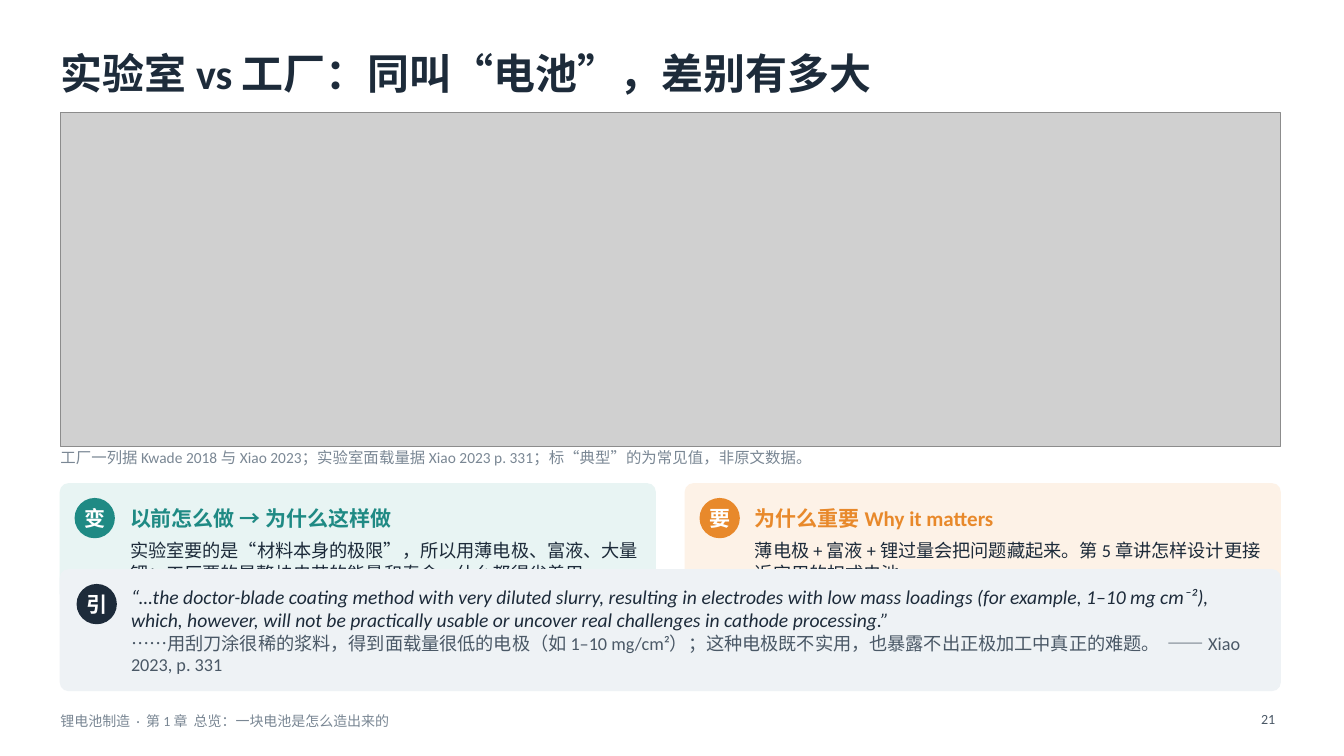
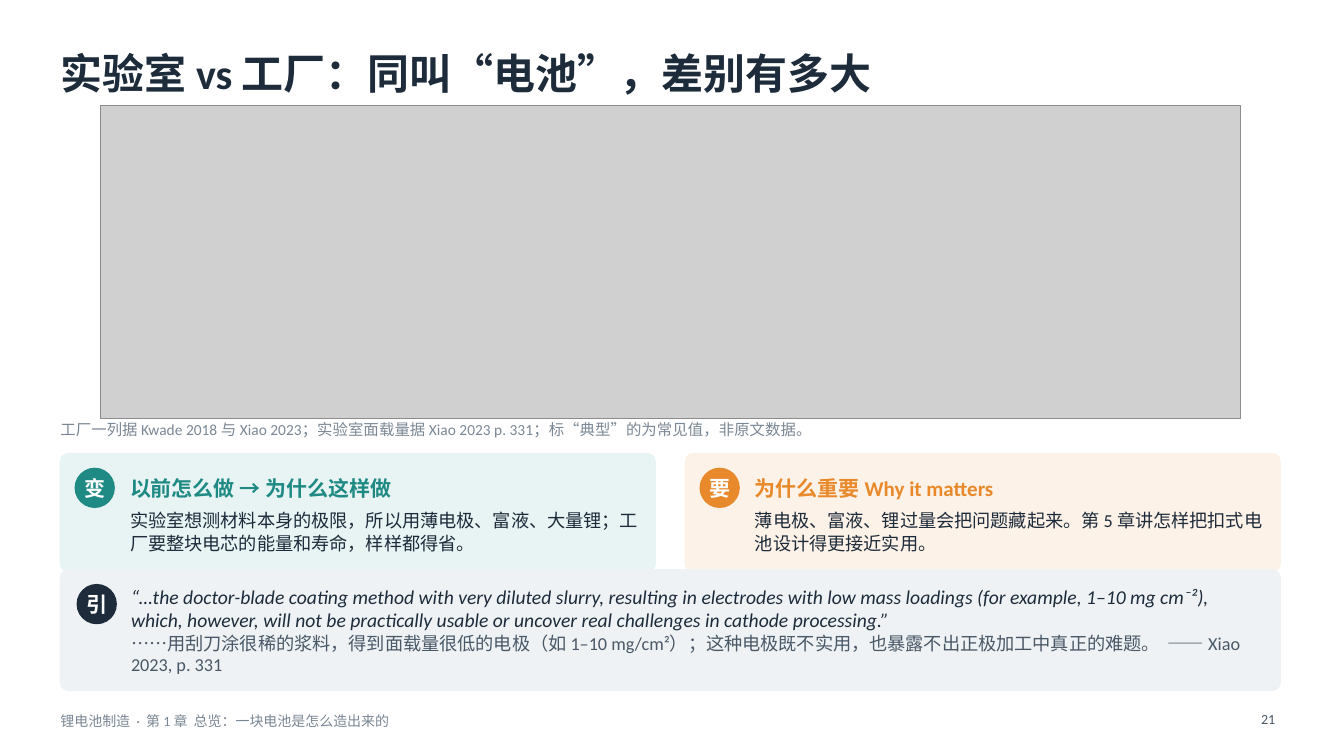
Before and after one commit to zhaoyuw44-lang/Trash, a slide deck: slide 21 of slides/decks/batmfg/batmfg_ch1.pptx. Drawn at 1344x756 pixels with LibreOffice and Linux fonts; fonts in the diff are those of the drawing; grey boxes stand for pictures. Boxes give left, top, right and bottom in pixels: in the first picture for what was removed or moved away, otherwise in the second. Text is boxed around its words. In the diff, an @@ line names an element or a change of style, - is before the commit and + after.

```diff
--- a/slides/decks/batmfg/batmfg_ch1.pptx
+++ b/slides/decks/batmfg/batmfg_ch1.pptx
@@ picture: place and size @@
-picture at box(60, 113, 1280, 448)
+picture at box(101, 106, 1241, 418)
@@ 3 texts, 2 ellipses, 2 rounded rectangles: place and size @@
-3 texts, 2 ellipses, 2 rounded rectangles at box(60, 450, 1280, 602)
+3 texts, 2 ellipses, 2 rounded rectangles at box(60, 422, 1280, 572)
@@ text at box(130, 511, 638, 552): text changed @@
-实验室要的是“材料本身的极限”，所以用薄电极、富液、大量锂；工厂要的是整块电芯的能量和寿命，什么都得省着用。
+实验室想测材料本身的极限，所以用薄电极、富液、大量锂；工厂要整块电芯的能量和寿命，样样都得省。
@@ text at box(755, 511, 1262, 552): text changed @@
-薄电极 + 富液 + 锂过量会把问题藏起来。第 5 章讲怎样设计更接近实用的扣式电池。
+薄电极、富液、锂过量会把问题藏起来。第 5 章讲怎样把扣式电池设计得更接近实用。
```
Also in this commit, not shown: 10 other slides changed, 7 other files.
